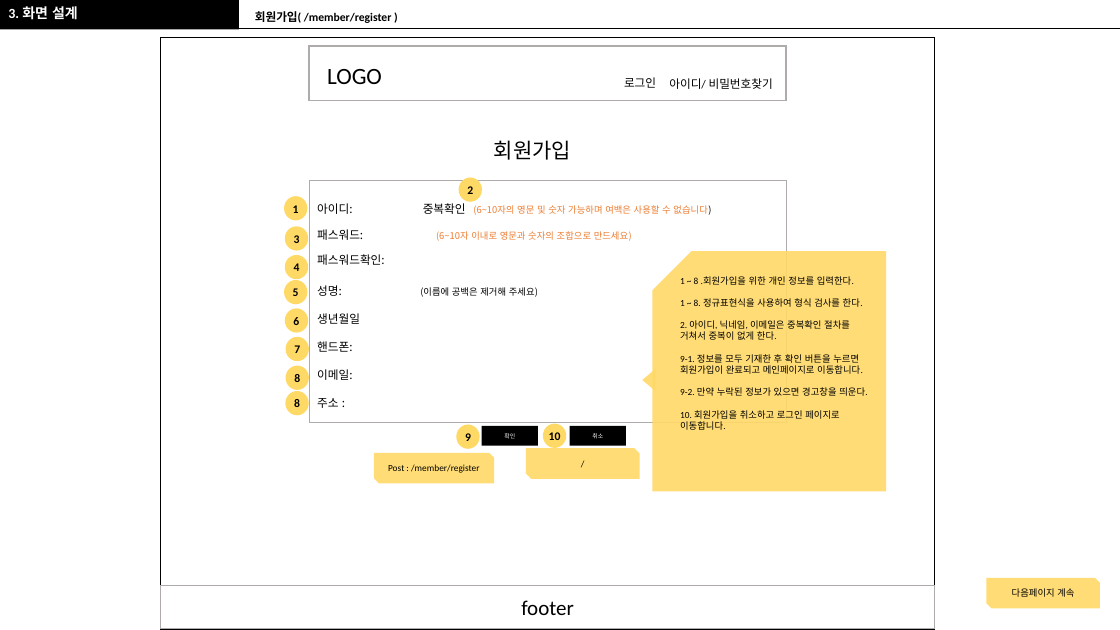
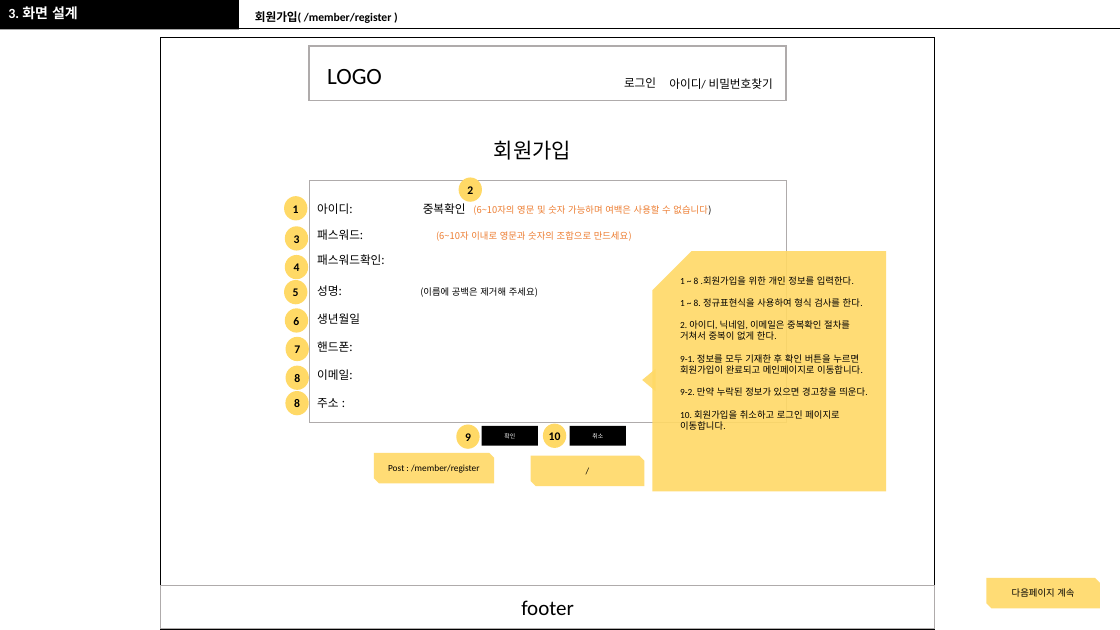
Before and after one commit to RealWarm/Common_Document, a slide deck: slide 8 of 온종일_돌봄/정훈_온종일_스토리보드_원본.pptx. Drawn at 1120x630 pixels with LibreOffice and Linux fonts; fonts in the diff are those of the drawing. Boxes give left, top, right and bottom in pixels: in the first picture for what was removed or moved away, otherwise in the second. Text is boxed around its words. In the diff, an @@ line names an element or a change of style, - is before the commit and + after.

```diff
--- a/온종일_돌봄/정훈_온종일_스토리보드_원본.pptx
+++ b/온종일_돌봄/정훈_온종일_스토리보드_원본.pptx
@@ snip diag rect "/": place and size @@
-snip diag rect "/" at (526,449,639,479)
+snip diag rect "/" at (531,455,644,486)
```
Also in this commit, not shown: 3 other slides changed, 1 slide added, 1 slide removed, 3 other files.
